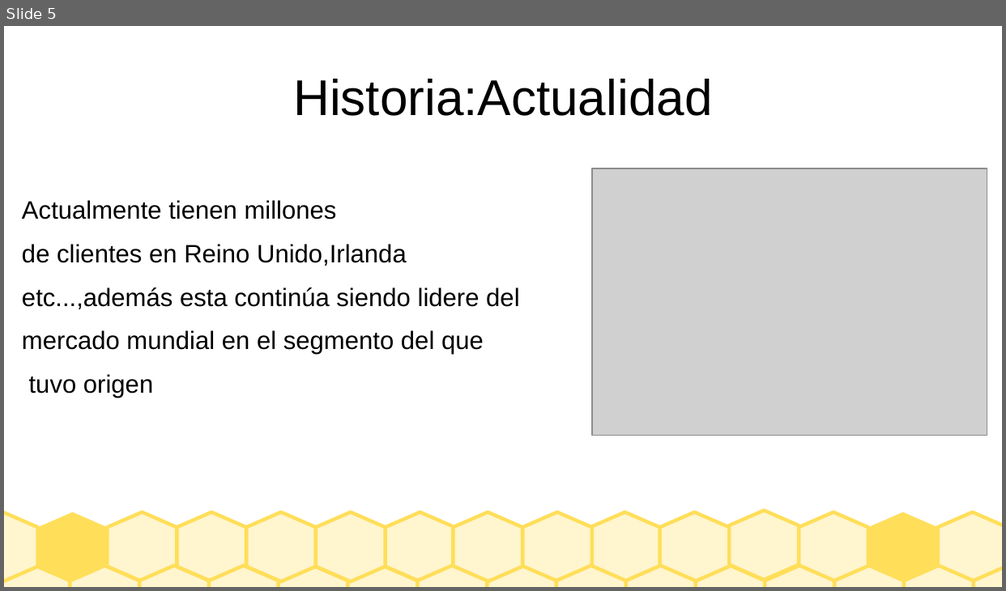
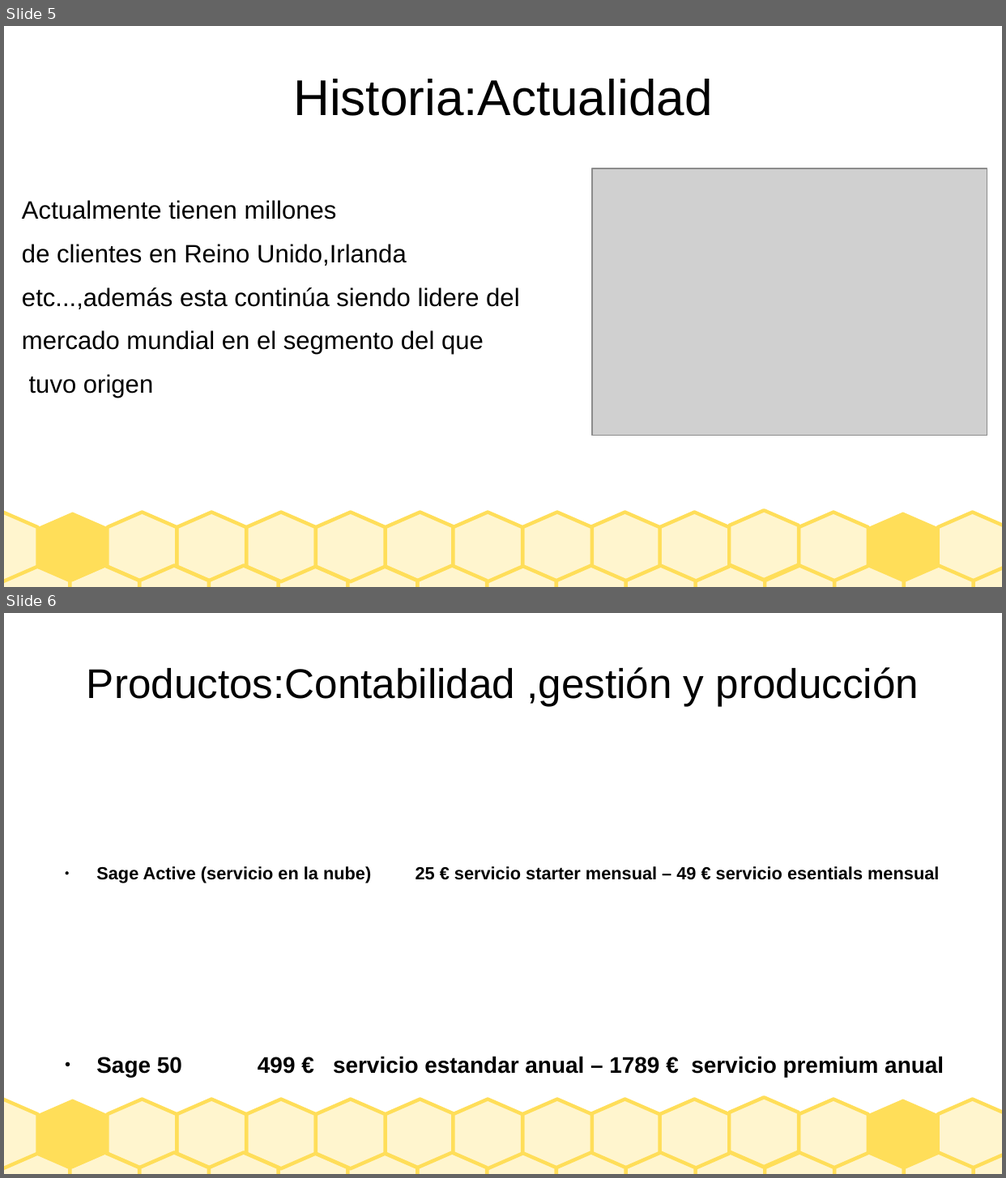
Before and after one commit to Borja-68/asignaturas, a slide deck: sistemas empresa/Presentacion_SAGE.odp. Shown one above the other, each under a label of ours: slide 5 before the commit, slides 5 and 6 after it. The pictures are 1006x591 and 1006x1178 pixels, drawn with LibreOffice and Linux fonts; fonts in the diff are those of the drawing; grey boxes stand for pictures. Boxes give left, top, right and bottom in pixels: in the first picture for what was removed or moved away, otherwise in the second. Text is boxed around its words. In the diff, an @@ line names an element or a change of style, - is before the commit and + after.

```diff
--- a/sistemas empresa/Presentacion_SAGE.odp
+++ b/sistemas empresa/Presentacion_SAGE.odp
@@ slide 6 added at box(4, 613, 1002, 1174), background #FFFFFF; not listed: 30 template elements that a slide beside it also shows @@
@@ title added at box(87, 667, 918, 707), 33 pt, text #000000 @@
+Productos:Contabilidad ,gestión y producción
@@ text added at box(96, 867, 944, 1077), 14 pt, text #000000, bold @@
+● Sage Active (servicio en la nube) 25 € servicio starter mensual – 49 € servicio esentials mensual
+● Sage 50 499 € servicio estandar anual – 1789 € servicio premium anual
```
Also in this commit, not shown: 2 slides changed, 2 other slides added, 1 slide removed.
